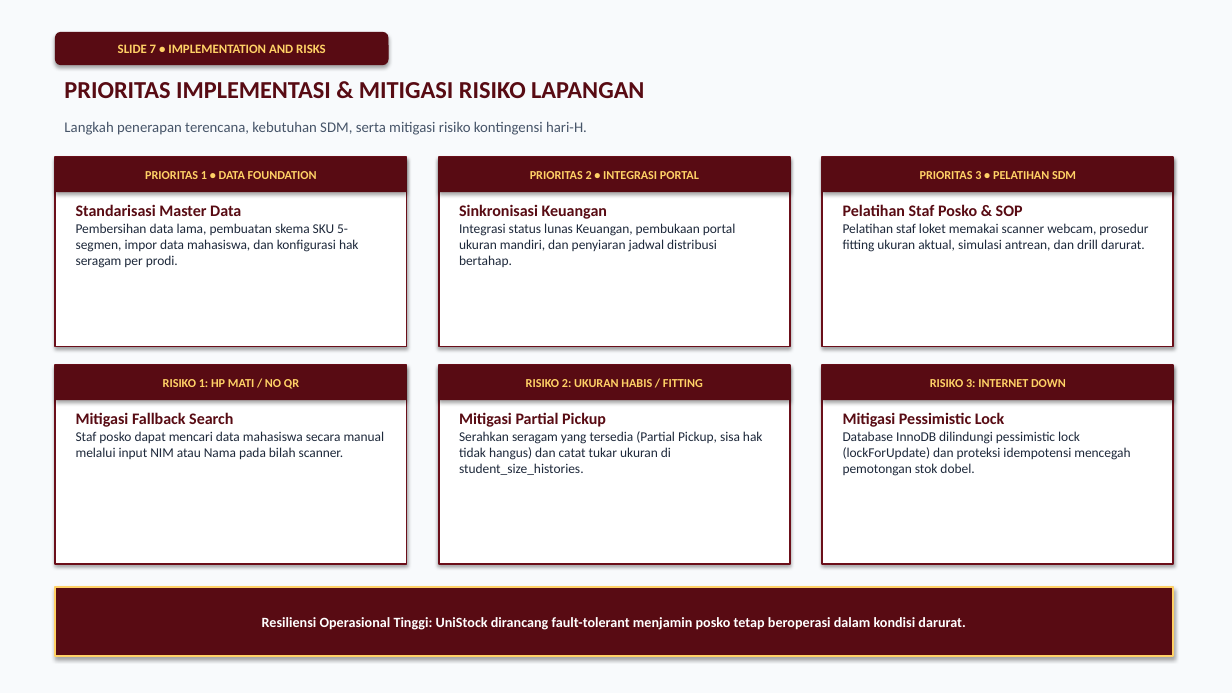
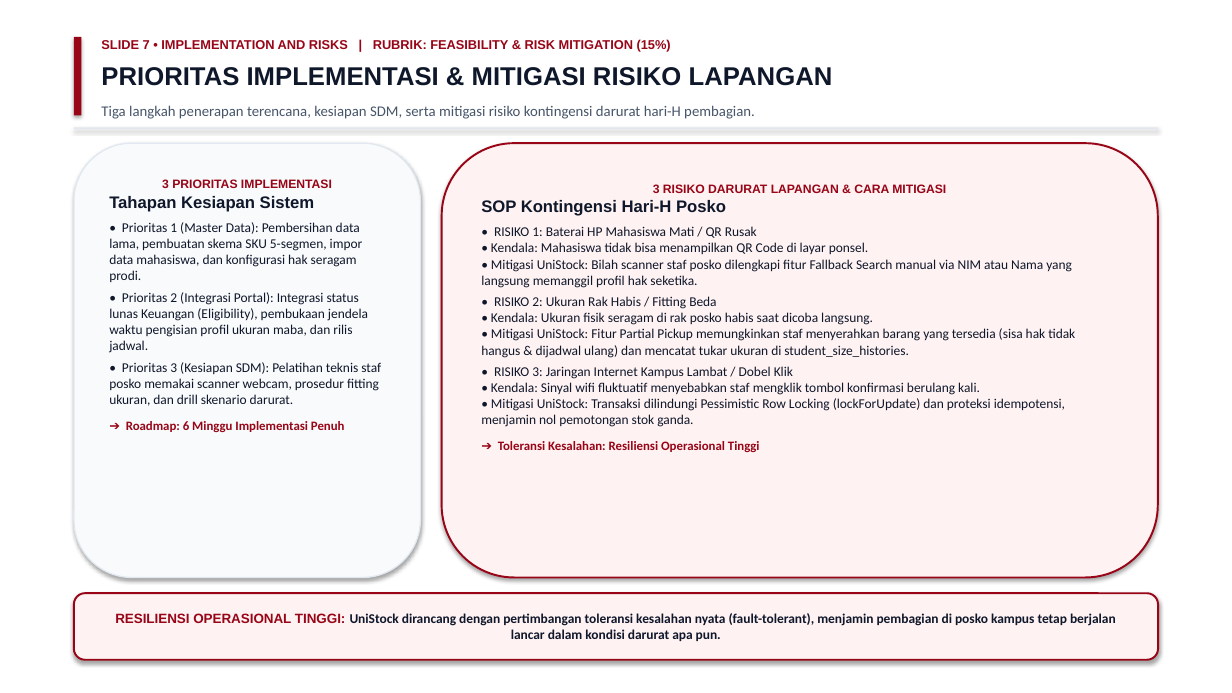
Before and after one commit to hildan-anugrah/tectnospark, a slide deck: slide 7 of HorizonU_Uniform_UniStock_SCM_Presentasi_Technospark.pptx. Drawn at 1232x693 pixels with LibreOffice and Linux fonts; fonts in the diff are those of the drawing. Boxes give left, top, right and bottom in pixels: in the first picture for what was removed or moved away, otherwise in the second. Text is boxed around its words. In the diff, an @@ line names an element or a change of style, - is before the commit and + after.

Commit message:
style: align color palette to corporate white and crimson matching pitch deck reference

```diff
--- a/HorizonU_Uniform_UniStock_SCM_Presentasi_Technospark.pptx
+++ b/HorizonU_Uniform_UniStock_SCM_Presentasi_Technospark.pptx
@@ background #F8FAFC to #FFFFFF @@
@@ rounded rectangle removed at box(55, 32, 388, 65) @@
-SLIDE 7 • IMPLEMENTATION AND RISKS
@@ rectangle added at box(74, 37, 81, 116), fill #980517 @@
@@ text "PRIORITAS IMPLEMENTASI & MITIGASI RISIKO ...": place and size @@
-text "PRIORITAS IMPLEMENTASI & MITIGASI RISIKO ..." at box(64, 82, 644, 98)
+text "PRIORITAS IMPLEMENTASI & MITIGASI RISIKO ..." at box(101, 67, 833, 86)
@@ text "PRIORITAS IMPLEMENTASI & MITIGASI RISIKO ..." at box(101, 67, 833, 86): size 19 to 20 pt, font Calibri to Arial, text colour #580B13 to #0F172A @@
@@ text added at box(101, 39, 671, 52), 10 pt, text #980517, bold @@
+SLIDE 7 • IMPLEMENTATION AND RISKS | RUBRIK: FEASIBILITY & RISK MITIGATION (15%)
@@ text at box(101, 105, 755, 119): text changed @@
-Langkah penerapan terencana, kebutuhan SDM, serta mitigasi risiko kontingensi hari-H.
+Tiga langkah penerapan terencana, kesiapan SDM, serta mitigasi risiko kontingensi darurat hari-H pembagian.
@@ rounded rectangle "3 PRIORITAS IMPLEMENTASI": place and size @@
-rounded rectangle "3 PRIORITAS IMPLEMENTASI" at box(76, 204, 359, 268)
+rounded rectangle "3 PRIORITAS IMPLEMENTASI" at box(74, 143, 421, 578)
@@ rounded rectangle "3 PRIORITAS IMPLEMENTASI" at box(74, 143, 421, 578): fill none to #F8FAFC; outline none to #E2E8F0 1 pt; shadow on @@
@@ rectangle added at box(74, 128, 1158, 128), fill #E2E8F0 @@
@@ rounded rectangle added at box(442, 143, 1158, 578), fill #FEF2F2, outline #980517 1.5 pt, 10.5 pt, text #0F172A @@
+3 RISIKO DARURAT LAPANGAN & CARA MITIGASI
+SOP Kontingensi Hari-H Posko
+• RISIKO 1: Baterai HP Mahasiswa Mati / QR Rusak
+• Kendala: Mahasiswa tidak bisa menampilkan QR Code di layar ponsel.
+• Mitigasi UniStock: Bilah scanner staf posko dilengkapi fitur Fallback Search manual via NIM atau Nama yang langsung memanggil profil hak seketika.
+• RISIKO 2: Ukuran Rak Habis / Fitting Beda
+• Kendala: Ukuran fisik seragam di rak posko habis saat dicoba langsung.
+• Mitigasi UniStock: Fitur Partial Pickup memungkinkan staf menyerahkan barang yang tersedia (sisa hak tidak hangus & dijadwal ulang) dan mencatat tukar ukuran di student_size_histories.
+• RISIKO 3: Jaringan Internet Kampus Lambat / Dobel Klik
+• Kendala: Sinyal wifi fluktuatif menyebabkan staf mengklik tombol konfirmasi berulang kali.
+• Mitigasi UniStock: Transaksi dilindungi Pessimistic Row Locking (lockForUpdate) dan proteksi idempotensi, menjamin nol pemotongan stok ganda.
+➔ Toleransi Kesalahan: Resiliensi Operasional Tinggi
@@ rectangle removed at box(55, 157, 407, 347) @@
@@ rectangle removed at box(55, 157, 407, 192) @@
-PRIORITAS 1 • DATA FOUNDATION
@@ text in rounded rectangle at box(109, 179, 381, 432): text changed; text colour #1E293B to #0F172A @@
-Standarisasi Master Data
-Pembersihan data lama, pembuatan skema SKU 5-segmen, impor data mahasiswa, dan konfigurasi hak seragam per prodi.
+3 PRIORITAS IMPLEMENTASI
+Tahapan Kesiapan Sistem
+• Prioritas 1 (Master Data): Pembersihan data lama, pembuatan skema SKU 5-segmen, impor data mahasiswa, dan konfigurasi hak seragam prodi.
+• Prioritas 2 (Integrasi Portal): Integrasi status lunas Keuangan (Eligibility), pembukaan jendela waktu pengisian profil ukuran maba, dan rilis jadwal.
+• Prioritas 3 (Kesiapan SDM): Pelatihan teknis staf posko memakai scanner webcam, prosedur fitting ukuran, dan drill skenario darurat.
+➔ Roadmap: 6 Minggu Implementasi Penuh
@@ rectangle removed at box(439, 157, 790, 347) @@
@@ rectangle removed at box(439, 157, 790, 192) @@
-PRIORITAS 2 • INTEGRASI PORTAL
@@ rectangle removed at box(823, 157, 1174, 347) @@
@@ rectangle removed at box(823, 157, 1174, 192) @@
-PRIORITAS 3 • PELATIHAN SDM
@@ text removed at box(459, 204, 736, 267) @@
-Sinkronisasi Keuangan
-Integrasi status lunas Keuangan, pembukaan portal ukuran mandiri, dan penyiaran jadwal distribusi bertahap.
@@ text removed at box(843, 204, 1148, 252) @@
-Pelatihan Staf Posko & SOP
-Pelatihan staf loket memakai scanner webcam, prosedur fitting ukuran aktual, simulasi antrean, dan drill darurat.
@@ rectangle removed at box(55, 365, 407, 564) @@
@@ rectangle removed at box(55, 365, 407, 400) @@
-RISIKO 1: HP MATI / NO QR
@@ rectangle removed at box(439, 365, 790, 564) @@
@@ rectangle removed at box(439, 365, 790, 400) @@
-RISIKO 2: UKURAN HABIS / FITTING
@@ rectangle removed at box(823, 365, 1174, 564) @@
@@ rectangle removed at box(823, 365, 1174, 400) @@
-RISIKO 3: INTERNET DOWN
@@ text removed at box(76, 412, 385, 459) @@
-Mitigasi Fallback Search
-Staf posko dapat mencari data mahasiswa secara manual melalui input NIM atau Nama pada bilah scanner.
@@ text removed at box(459, 412, 763, 475) @@
-Mitigasi Partial Pickup
-Serahkan seragam yang tersedia (Partial Pickup, sisa hak tidak hangus) dan catat tukar ukuran di student_size_histories.
@@ text removed at box(843, 412, 1130, 476) @@
-Mitigasi Pessimistic Lock
-Database InnoDB dilindungi pessimistic lock (lockForUpdate) dan proteksi idempotensi mencegah pemotongan stok dobel.
@@ rounded rectangle "RESILIENSI OPERASIONAL TINGGI: UniStock dirancang ...": place and size @@
-rounded rectangle "RESILIENSI OPERASIONAL TINGGI: UniStock dirancang ..." at box(55, 587, 1174, 656)
+rounded rectangle "RESILIENSI OPERASIONAL TINGGI: UniStock dirancang ..." at box(74, 593, 1158, 660)
@@ rounded rectangle "RESILIENSI OPERASIONAL TINGGI: UniStock dirancang ..." at box(74, 593, 1158, 660): rectangle to rounded rectangle; fill #580B13 to #FEF2F2; outline #FFD166 1.5 pt to #980517 1.5 pt @@
@@ text in rounded rectangle at box(115, 613, 1116, 641): text changed; size 11 to 10.5 pt; text colour #FFFFFF to #0F172A @@
-Resiliensi Operasional Tinggi: UniStock dirancang fault-tolerant menjamin posko tetap beroperasi dalam kondisi darurat.
+RESILIENSI OPERASIONAL TINGGI: UniStock dirancang dengan pertimbangan toleransi kesalahan nyata (fault-tolerant), menjamin pembagian di posko kampus tetap berjalan lancar dalam kondisi darurat apa pun.
```
Also in this commit, not shown: 7 other slides changed, 2 other files.
